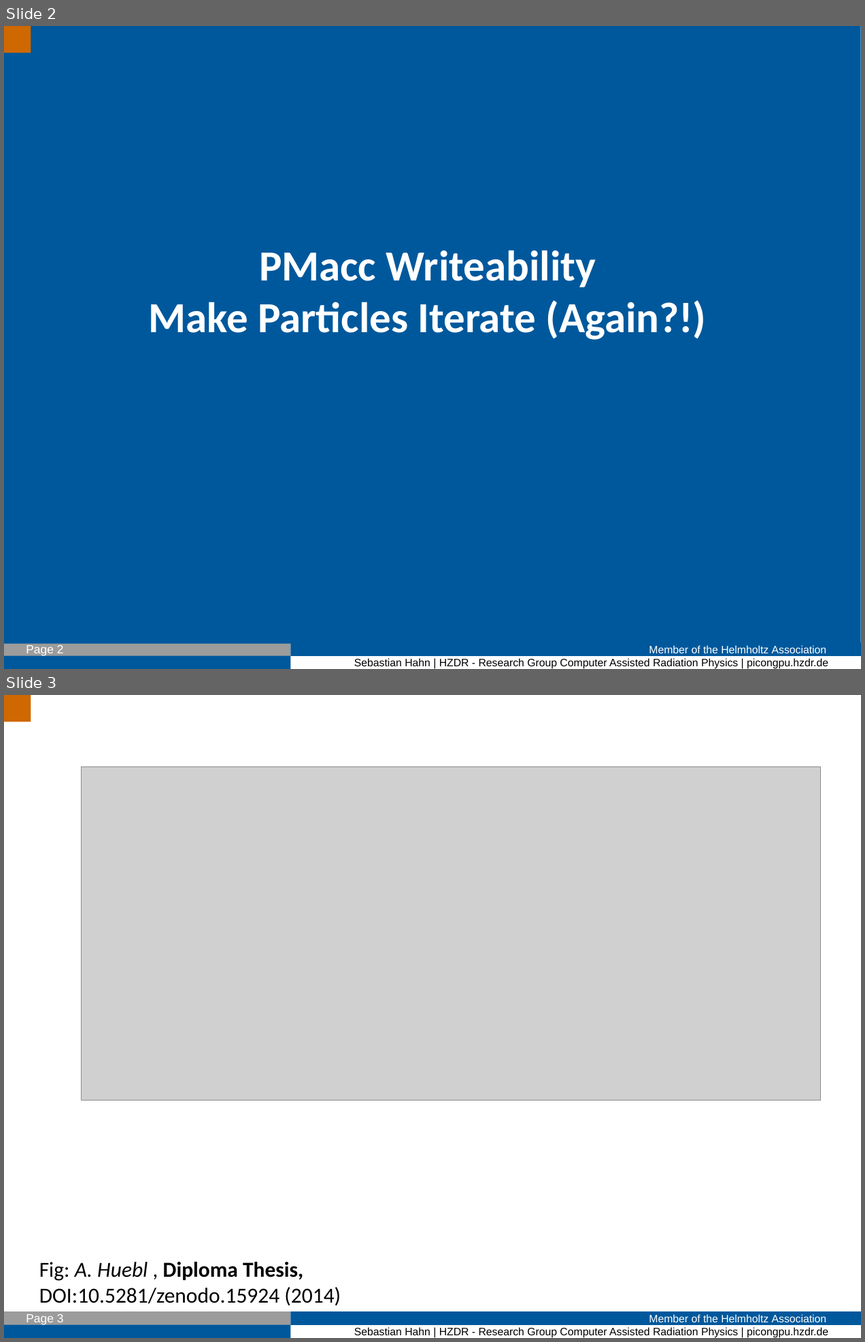
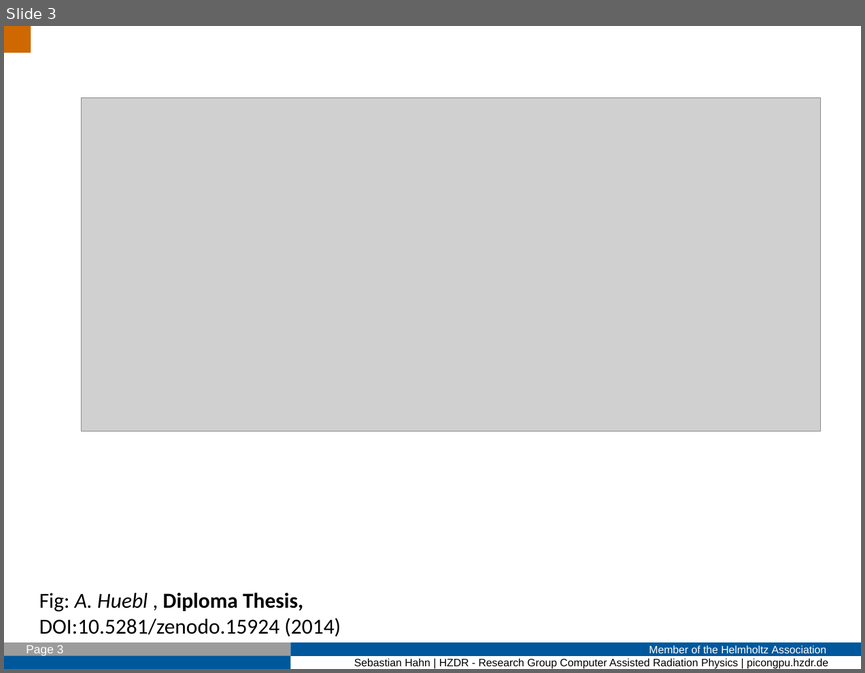
Before and after one commit to Fettpet/DeepIterator, a slide deck: Presi/2017_01_16_Intro.odp. Shown one above the other, each under a label of ours: slides 2 and 3 before the commit, slide 3 after it. The pictures are 865x1342 and 865x673 pixels, drawn with LibreOffice and Linux fonts; fonts in the diff are those of the drawing; grey boxes stand for pictures; background and template pictures are left out. Boxes give left, top, right and bottom in pixels: in the first picture for what was removed or moved away, otherwise in the second. Text is boxed around its words. In the diff, an @@ line names an element or a change of style, - is before the commit and + after.

```diff
--- a/Presi/2017_01_16_Intro.odp
+++ b/Presi/2017_01_16_Intro.odp
@@ slide 2 removed at box(4, 26, 861, 669), background #FFFFFF; not listed: 6 template elements that a slide beside it also shows @@
@@ rectangle removed at box(4, 26, 861, 643) @@
@@ rectangle removed at box(4, 26, 31, 53) @@
@@ text removed at box(149, 250, 706, 339) @@
-PMacc Writeability
-Make Particles Iterate (Again?!)
```
Also in this commit, not shown: 7 slides changed, 2 slides added, 1 other slide removed, 5 other files.
